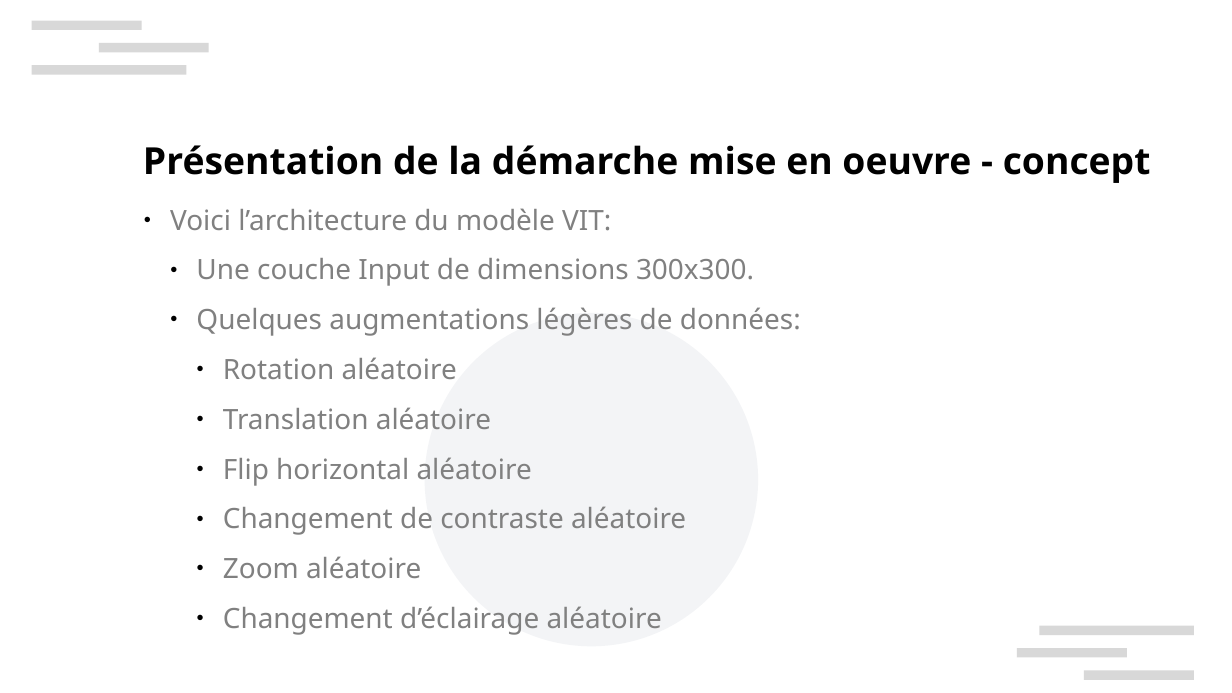
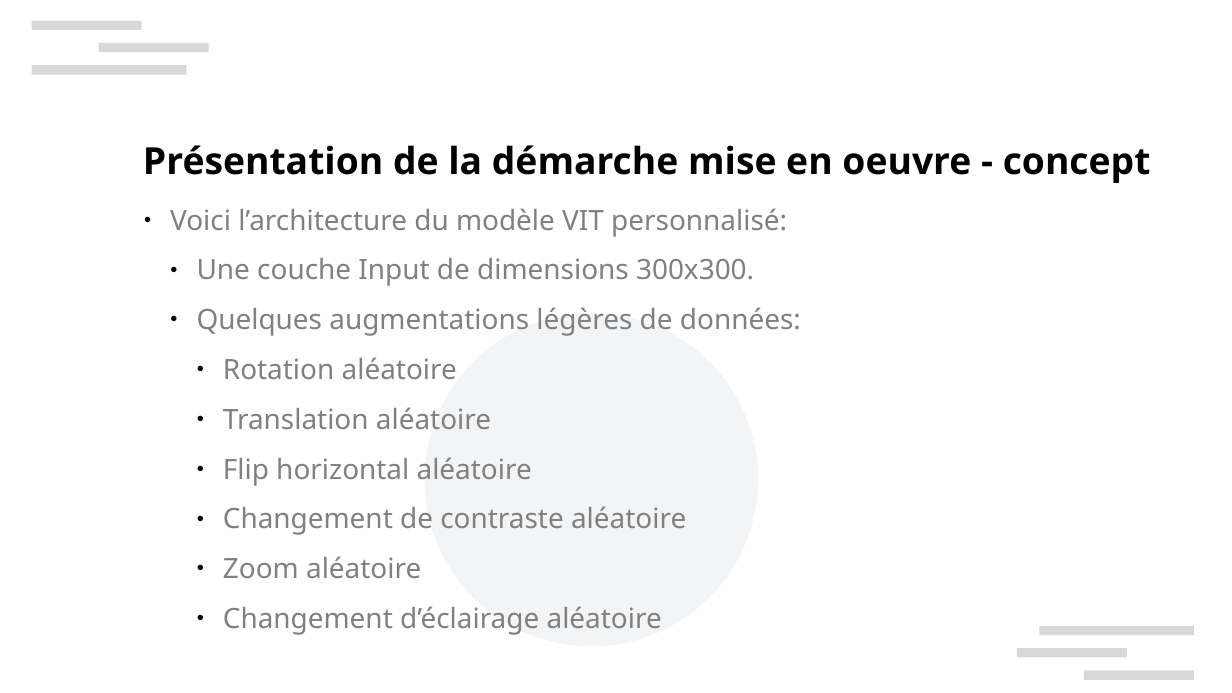
Before and after one commit to xbarrelet/ml-project-7, a slide deck: slide 9 of Barrelet_Xavier_5_presentation_102024.pptx. Drawn at 1232x693 pixels with LibreOffice and Linux fonts; fonts in the diff are those of the drawing; background and template pictures are left out. Boxes give left, top, right and bottom in pixels: in the first picture for what was removed or moved away, otherwise in the second. Text is boxed around its words. In the diff, an @@ line names an element or a change of style, - is before the commit and + after.

```diff
--- a/Barrelet_Xavier_5_presentation_102024.pptx
+++ b/Barrelet_Xavier_5_presentation_102024.pptx
@@ text at [170, 208, 787, 237]: text changed @@
-● Voici l’architecture du modèle VIT:
+● Voici l’architecture du modèle VIT personnalisé:
```
Also in this commit, not shown: 1 other slide changed, 1 slide added, 8 other files.
